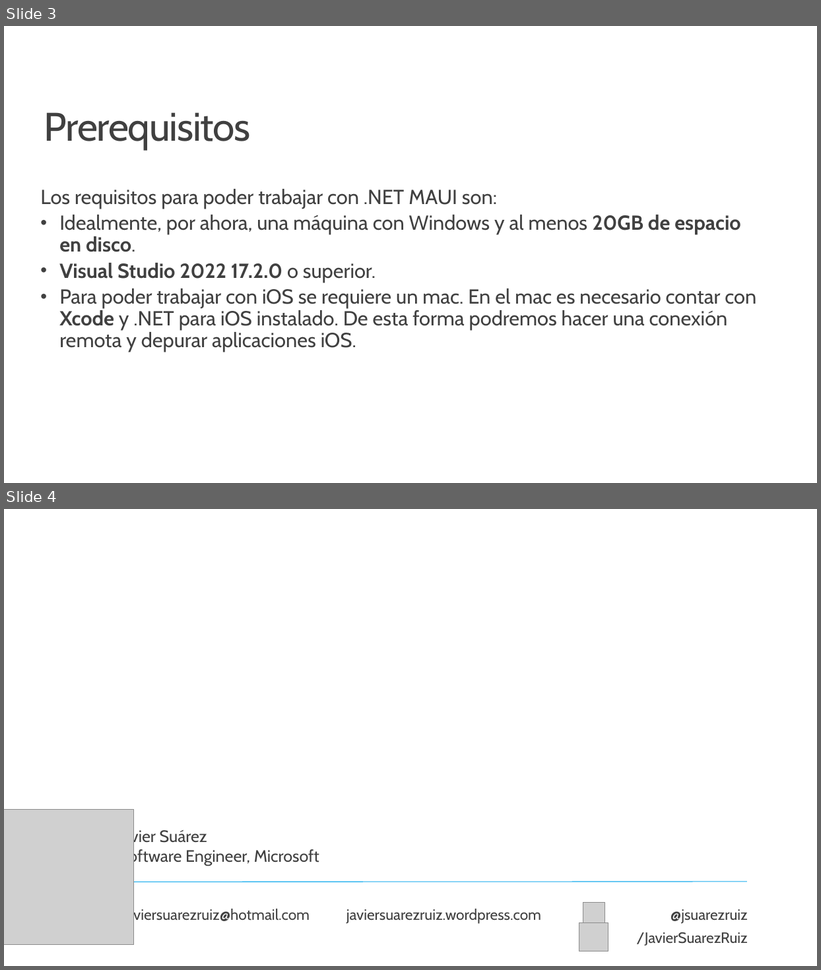
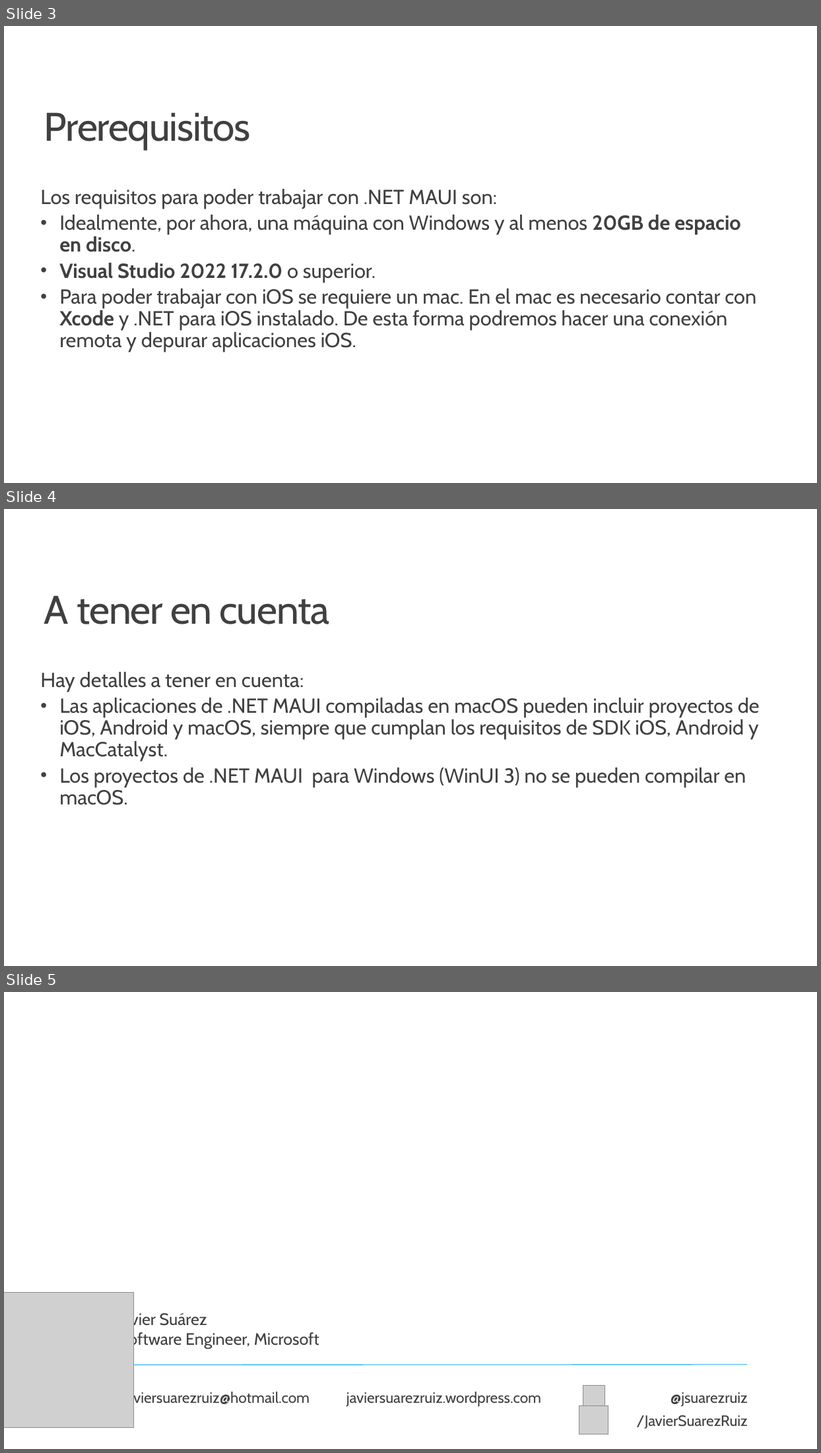
Before and after one commit to jsuarezruiz/taller-dotnet-maui, a slide deck: Bloque 2 - Instalación/Taller4 - Prerequisitos.pptx. Shown one above the other, each under a label of ours: slides 3 and 4 before the commit, slides 3, 4 and 5 after it. The pictures are 821x970 and 821x1453 pixels, drawn with LibreOffice and Linux fonts; fonts in the diff are those of the drawing; grey boxes stand for pictures; background and template pictures are left out. Boxes give left, top, right and bottom in pixels: in the first picture for what was removed or moved away, otherwise in the second. Text is boxed around its words. In the diff, an @@ line names an element or a change of style, - is before the commit and + after.

```diff
--- a/Bloque 2 - Instalación/Taller4 - Prerequisitos.pptx
+++ b/Bloque 2 - Instalación/Taller4 - Prerequisitos.pptx
@@ slide 4 added at (x1=4, y1=509, x2=817, y2=966), background #FFFFFF @@
@@ title added at (x1=44, y1=595, x2=330, y2=625), 47.1 pt, text #404040 @@
+A tener en cuenta
@@ text added at (x1=40, y1=672, x2=760, y2=805), 24 pt, text #404040 @@
+Hay detalles a tener en cuenta:
+• Las aplicaciones de .NET MAUI compiladas en macOS pueden incluir proyectos de iOS, Android y macOS, siempre que cumplan los requisitos de SDK iOS, Android y MacCatalyst.
+• Los proyectos de .NET MAUI para Windows (WinUI 3) no se pueden compilar en macOS.
@@ what was slide 4 is now slide 5 @@
```
Also in this commit, not shown: 1 slide changed, 1 other file.
